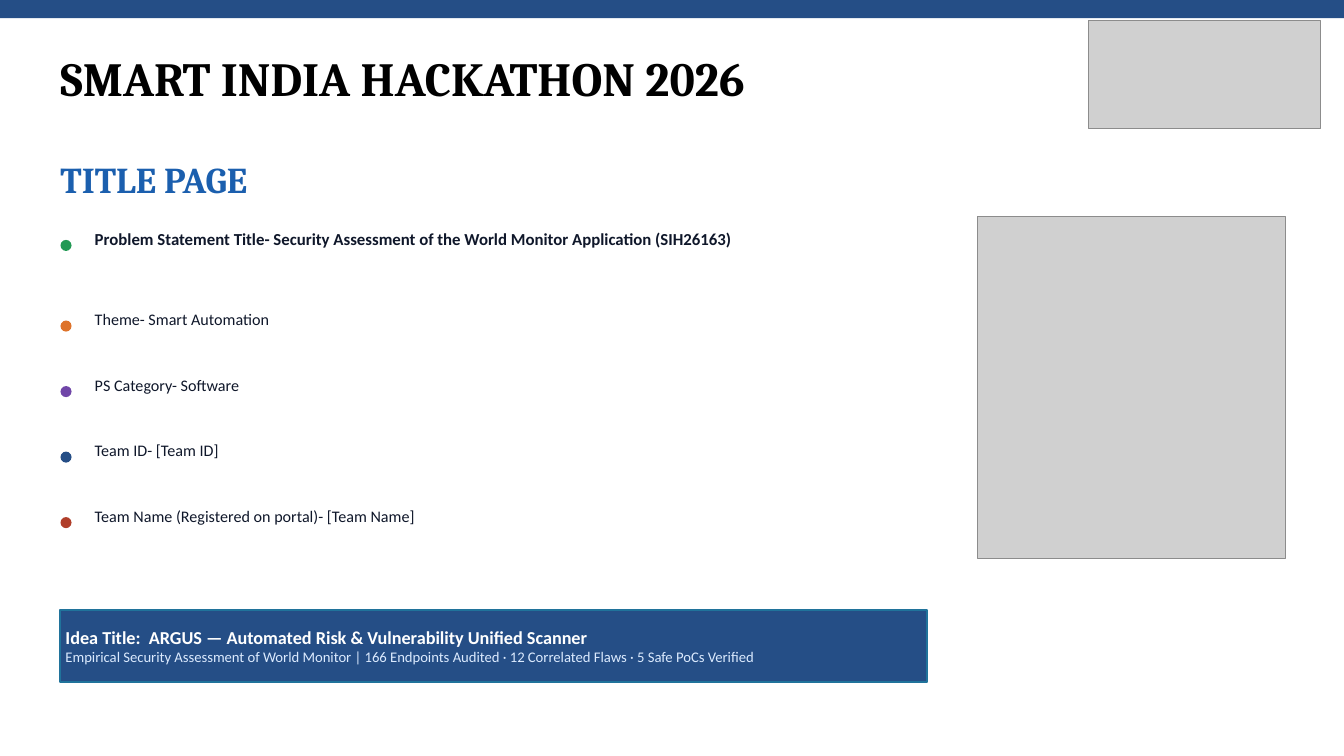
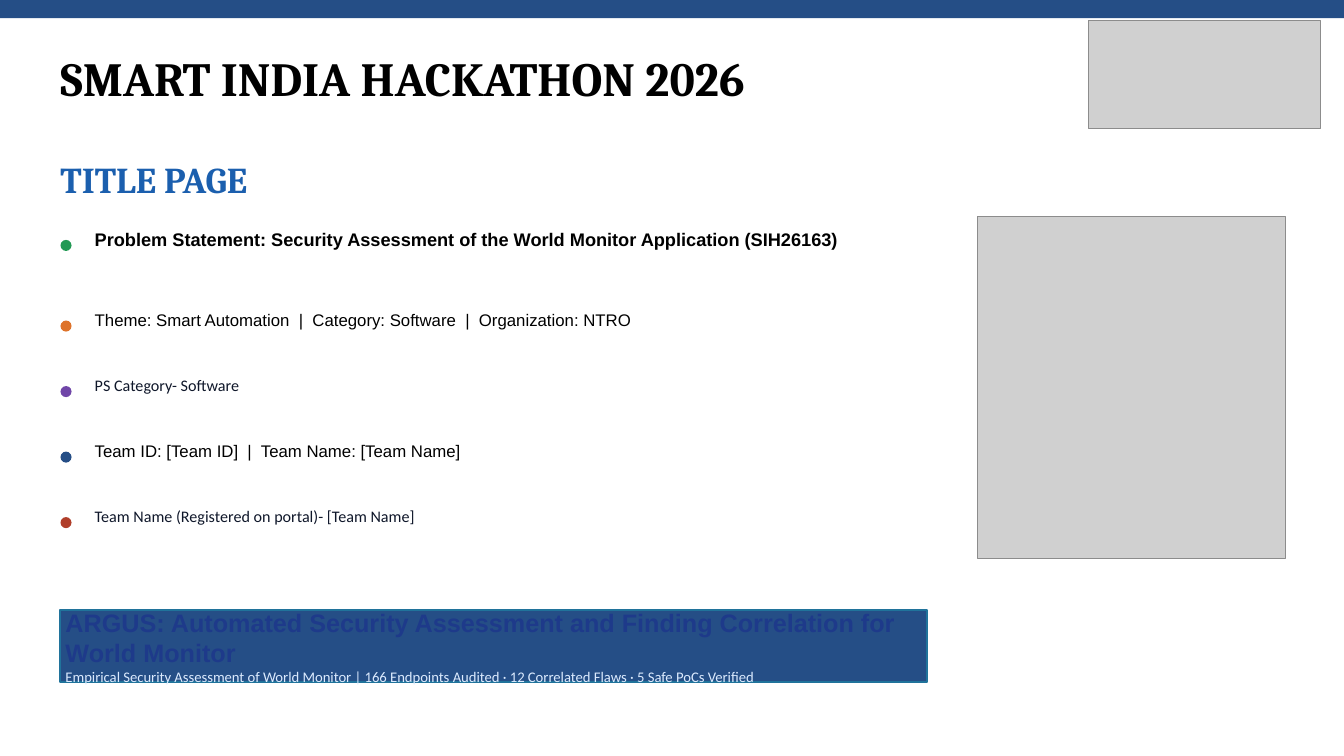
Before and after one commit to princeyadaviiit/argus-world-monitor, a slide deck: slide 1 of SIH26163_ARGUS_Idea_PPT_Color.pptx. Drawn at 1344x756 pixels with LibreOffice and Linux fonts; fonts in the diff are those of the drawing; grey boxes stand for pictures. Boxes give left, top, right and bottom in pixels: in the first picture for what was removed or moved away, otherwise in the second. Text is boxed around its words. In the diff, an @@ line names an element or a change of style, - is before the commit and + after.

```diff
--- a/SIH26163_ARGUS_Idea_PPT_Color.pptx
+++ b/SIH26163_ARGUS_Idea_PPT_Color.pptx
@@ text at <box>95,233,838,250</box>: text changed; size 12 to 13 pt; font Calibri to Arial; text colour #0F172A to #000000 @@
-Problem Statement Title- Security Assessment of the World Monitor Application (SIH26163)
+Problem Statement: Security Assessment of the World Monitor Application (SIH26163)
@@ text at <box>95,314,631,330</box>: text changed; size 11.5 to 12 pt; font Calibri to Arial; text colour #0F172A to #000000 @@
-Theme- Smart Automation
+Theme: Smart Automation | Category: Software | Organization: NTRO
@@ text at <box>95,445,460,461</box>: text changed; size 11.5 to 12 pt; font Calibri to Arial; text colour #0F172A to #000000 @@
-Team ID- [Team ID]
+Team ID: [Team ID] | Team Name: [Team Name]
@@ text at <box>65,609,895,637</box>: text changed; size 13 to 18 pt; font Calibri to Arial; text colour #FFFFFF to #1E3A8A @@
-Idea Title: ARGUS — Automated Risk & Vulnerability Unified Scanner
+ARGUS: Automated Security Assessment and Finding Correlation for World Monitor
```
Also in this commit, not shown: 5 slides added, 5 slides removed, 4 other files.
